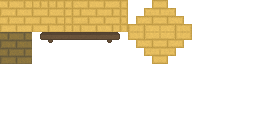
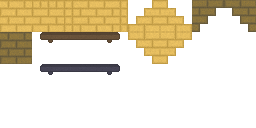
Two versions of the same layered image (256 × 128). Layer-by-layer changes:
added layer "platform copy" above "platform" over [64, 64, 96, 72]
added layer "platform-left copy #2" above "platform-left copy" over [96, 64, 120, 75]
added layer "platform-left copy #1" above "platform-left" over [40, 64, 64, 75]
added layer "sandstone-wall copy #4" above "sandstone-wall copy #3" over [224, 0, 256, 32]
added layer "sandstone-wall copy #3" above "sandstone-wall" over [192, 0, 224, 32]
